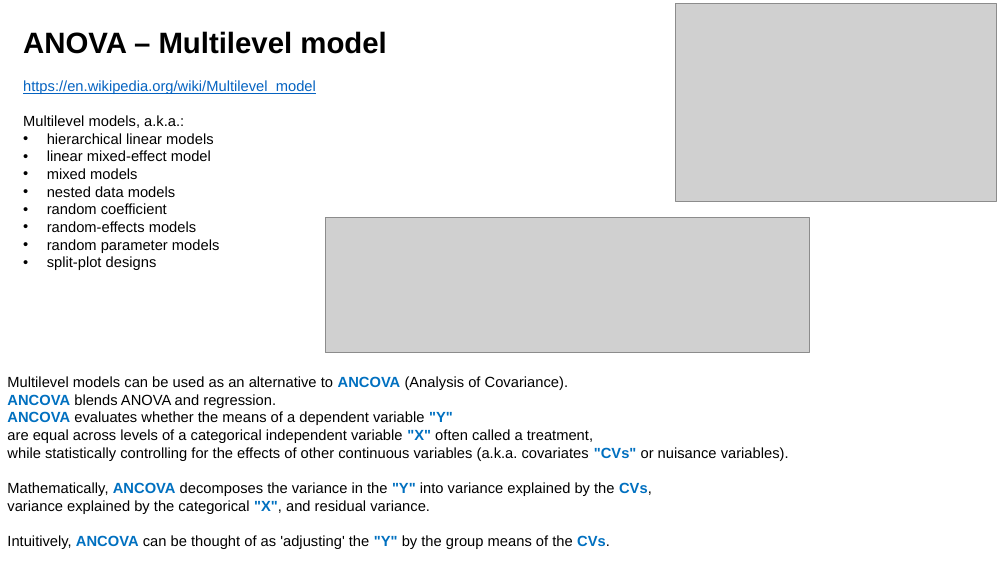
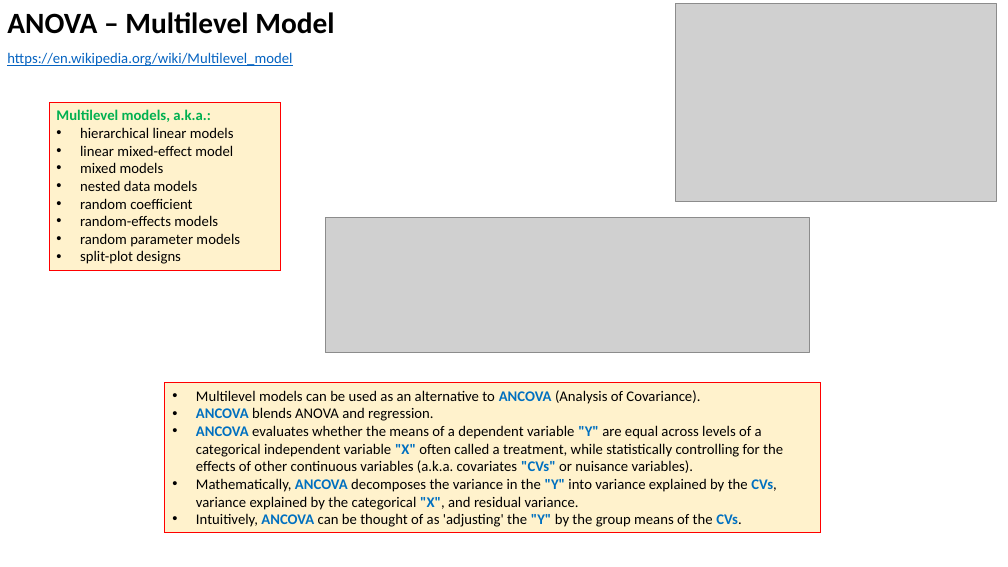
Before and after one commit to lselector/statistics, a slide deck: slide 4 of statistics_07c_F_ANOVA.pptx. Drawn at 1008x567 pixels with LibreOffice and Linux fonts; fonts in the diff are those of the drawing; grey boxes stand for pictures. Boxes give left, top, right and bottom in pixels: in the first picture for what was removed or moved away, otherwise in the second. Text is boxed around its words. In the diff, an @@ line names an element or a change of style, - is before the commit and + after.

```diff
--- a/statistics_07c_F_ANOVA.pptx
+++ b/statistics_07c_F_ANOVA.pptx
@@ text added at bbox=[7, 12, 334, 66], 14 pt, text #0563C1, underline @@
+ANOVA – Multilevel Model
+https://en.wikipedia.org/wiki/Multilevel_model
@@ text in rectangle at bbox=[23, 31, 386, 94]: paragraphs removed @@
-ANOVA – Multilevel model
-https://en.wikipedia.org/wiki/Multilevel_model
@@ rectangle "Multilevel models, a.k.a.:": place and size @@
-rectangle "Multilevel models, a.k.a.:" at bbox=[23, 31, 386, 270]
+rectangle "Multilevel models, a.k.a.:" at bbox=[49, 102, 281, 270]
@@ rectangle "Multilevel models, a.k.a.:" at bbox=[49, 102, 281, 270]: font Arial to Calibri; text colour #000000 to #00B050, bold on in "Multilevel models, a.k.a.:"; fill none to #FFF2CC; outline none to #FF0000 0.75 pt @@
@@ rectangle "Multilevel models can be used ...": place and size @@
-rectangle "Multilevel models can be used ..." at bbox=[7, 376, 789, 549]
+rectangle "Multilevel models can be used ..." at bbox=[165, 383, 821, 533]
@@ rectangle "Multilevel models can be used ..." at bbox=[165, 383, 821, 533]: fill none to #FFF2CC; outline none to #FF0000 0.75 pt @@
@@ text in rectangle at bbox=[196, 407, 783, 510]: text changed; font Arial to Calibri @@
-ANCOVA blends ANOVA and regression.
-ANCOVA evaluates whether the means of a dependent variable "Y"
-are equal across levels of a categorical independent variable "X" often called a treatment,
-while statistically controlling for the effects of other continuous variables (a.k.a. covariates "CVs" or nuisance variables).
-Mathematically, ANCOVA decomposes the variance in the "Y" into variance explained by the CVs,
-variance explained by the categorical "X", and residual variance.
+• ANCOVA blends ANOVA and regression.
+• ANCOVA evaluates whether the means of a dependent variable "Y" are equal across levels of a categorical independent variable "X" often called a treatment, while statistically controlling for the effects of other continuous variables (a.k.a. covariates "CVs" or nuisance variables).
+• Mathematically, ANCOVA decomposes the variance in the "Y" into variance explained by the CVs, variance explained by the categorical "X", and residual variance.
@@ text in rectangle at bbox=[196, 390, 741, 527]: font Arial to Calibri in "Multilevel models can be used as an ...", "Intuitively, ANCOVA can be thought of as ..."; bullet none to • @@
```
Also in this commit, not shown: 4 other slides changed, 6 other files.
